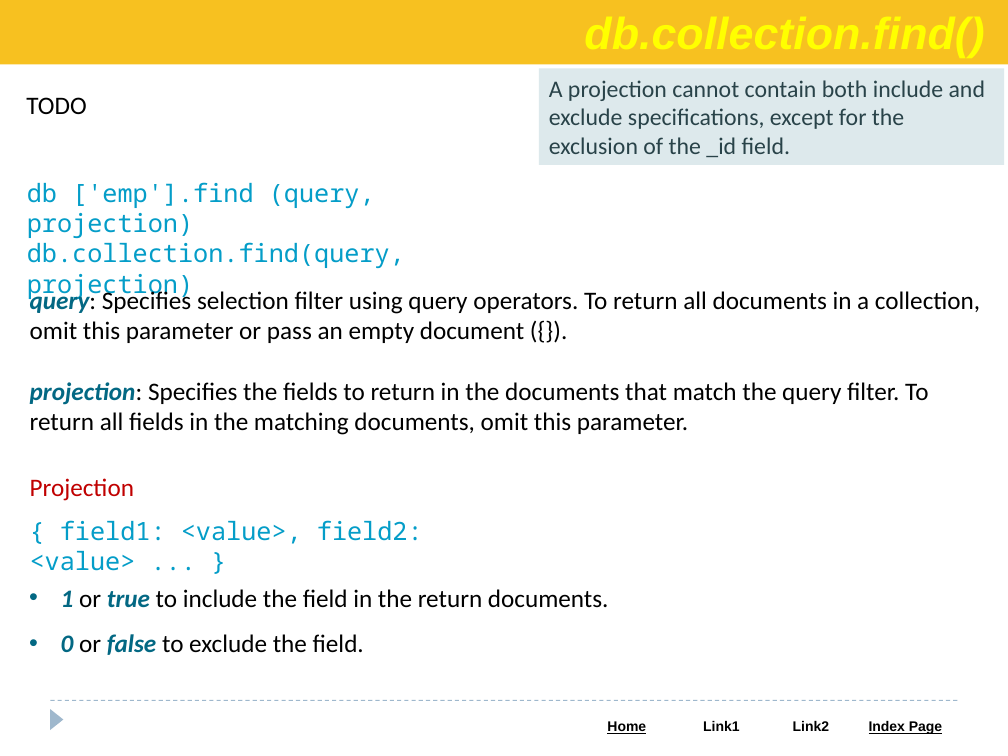
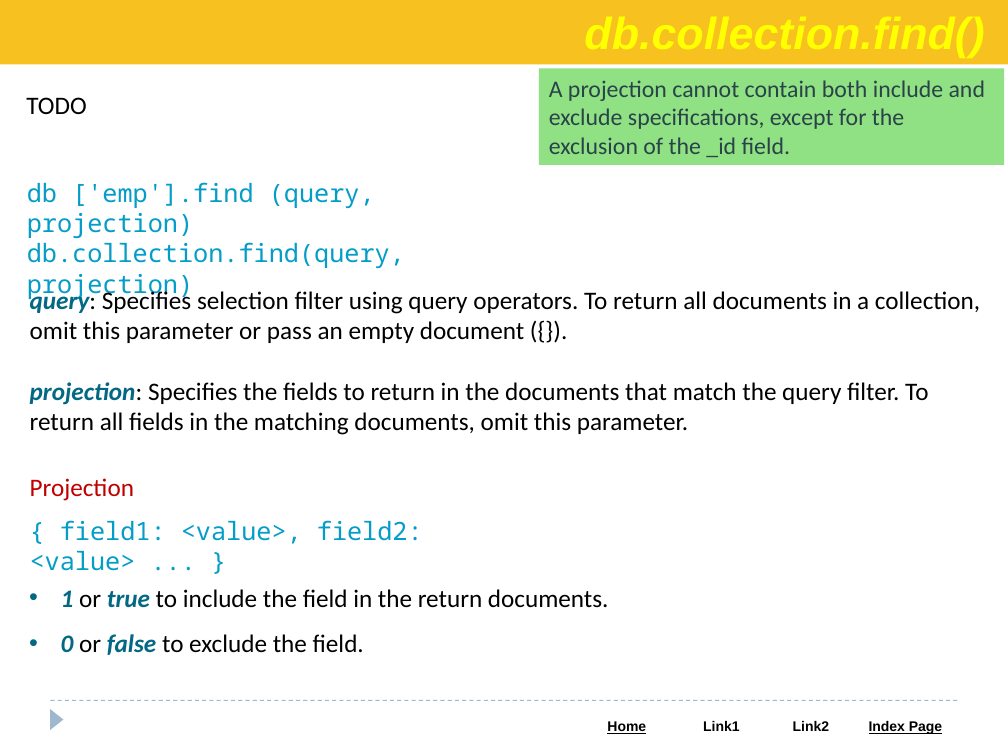
Before and after one commit to Saleel-Bagde/PPT-s, a slide deck: slide 23 of MongoDB.pptx. Drawn at 1008x756 pixels with LibreOffice and Linux fonts; fonts in the diff are those of the drawing. Boxes give left, top, right and bottom in pixels: in the first picture for what was removed or moved away, otherwise in the second. Text is boxed around its words. In the diff, an @@ line names an element or a change of style, - is before the commit and + after.

```diff
--- a/MongoDB.pptx
+++ b/MongoDB.pptx
@@ rectangle "A projection cannot contain both ..." at bbox=[539, 69, 1004, 165]: fill #DDE9EC to #90E183 @@
```
Also in this commit, not shown: 1 other slide changed, 8 slides added.
